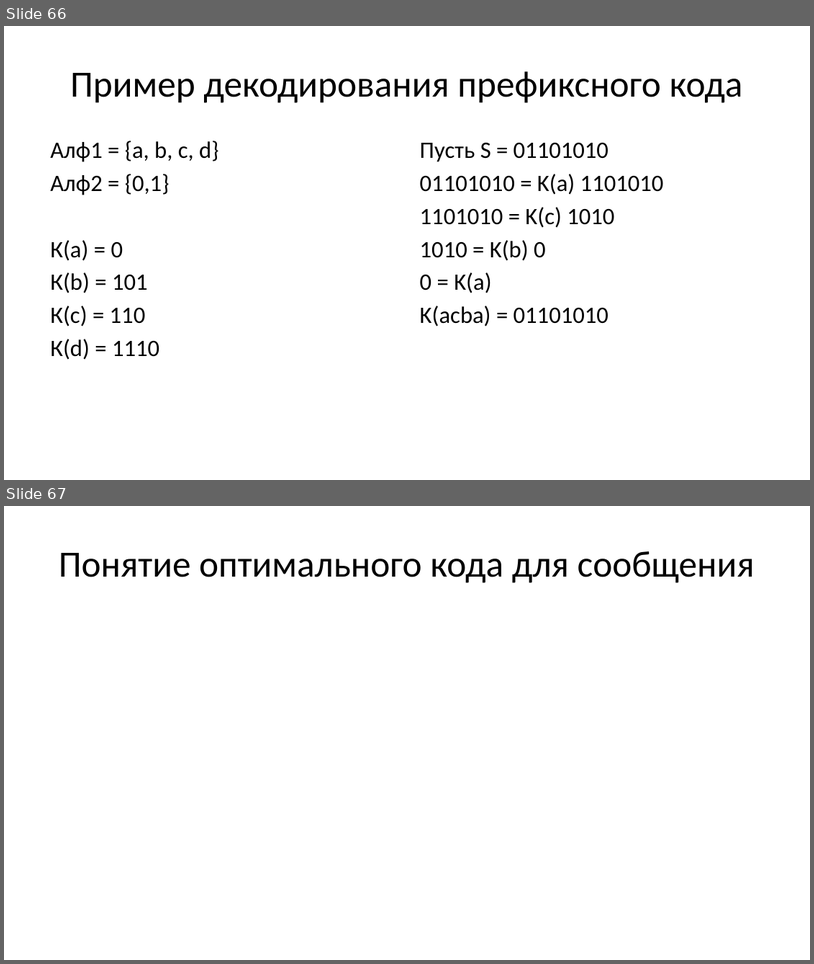
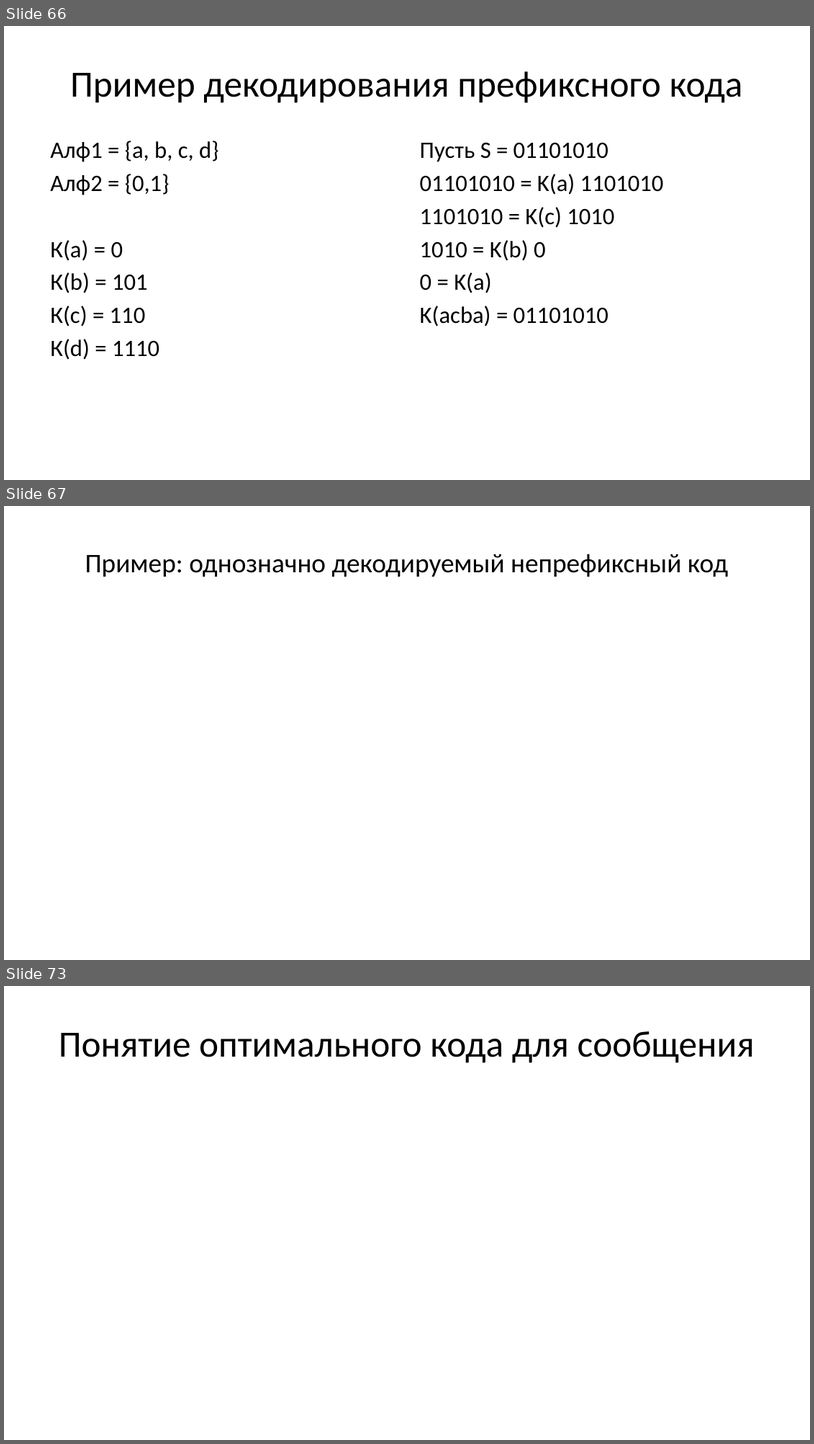
Before and after one commit to Evgueni-Petrov-aka-espetrov/Algorithms-and-Programming-in-C-pptx, a slide deck: 14 Кодирование.pptx. Shown one above the other, each under a label of ours: slides 66 and 67 before the commit, slides 66, 67 and 73 after it; the slides between them are not shown. The pictures are 814x964 and 814x1444 pixels, drawn with LibreOffice and Linux fonts; fonts in the diff are those of the drawing. Boxes give left, top, right and bottom in pixels: in the first picture for what was removed or moved away, otherwise in the second. Text is boxed around its words. In the diff, an @@ line names an element or a change of style, - is before the commit and + after.

Commit message:
добавил пример однозначно декодируемого непрефиксного кода; перенес кодовое дерево ближе к началу

```diff
--- a/14 Кодирование.pptx
+++ b/14 Кодирование.pptx
@@ slide 67 added at (4,506,810,960), background #FFFFFF @@
@@ title added at (85,554,728,577), 32 pt, text #000000 @@
+Пример: однозначно декодируемый непрефиксный код
@@ rectangle added at (31,600,784,924), fill #FFFFFF, outline #FFFFFF 2 pt @@
@@ what was slide 67 is now slide 73 @@
```
Also in this commit, not shown: 5 other slides added.
